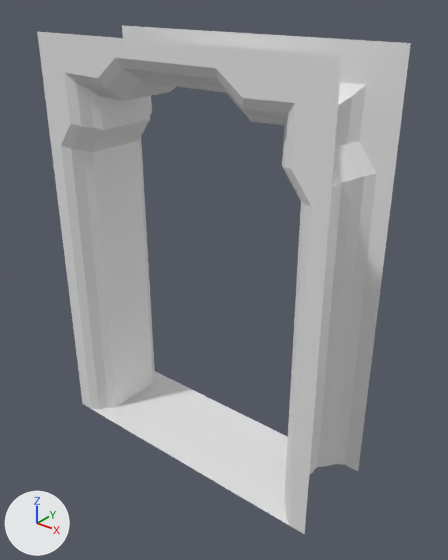
Renders of the OBJ model OneBrainSoul/Assets/Models/Generate/5x8_door_frame.obj from each side of a commit.
The view is the same before and after, from a 50 mm lens placed at (9.84, -7.08, 8.83), pointed at (3.3, 1.09, 3.76). The lights are fixed; the arrows at lower left show +X, +Y and +Z. Where no turn or scale is listed for an object, it has been applied to the vertices.

The older version as bpy lines, for what is in view:
```python
me_5x8_door_frame = bpy.data.meshes.new('5x8_door_frame')
me_5x8_door_frame.from_pydata(...)  # 178 vertices, 156 faces; spans x 0.0..6.0, y 0.0..2.0, z 0.0..8.0
# before: 10 (0.3, 2.0, 0.0), 11 (0.7, 1.6, 0.0) at pixel (153, 383), 12 (1.27, 2.0, 0.0) at pixel (181, 384), 13 (0.46, 1.9, 0.0) at pixel (154, 374), 14 (0.58, 1.72, 0.0) at pixel (153, 379)
# before: 39 (0.62, 2.0, 0.0) at pixel (162, 374), 40 (0.94, 2.0, 0.0) at pixel (171, 379), 51 (5.7, 2.0, 0.0) at pixel (344, 464), 52 (5.3, 1.6, 0.0) at pixel (317, 467), 53 (4.73, 2.0, 0.0)
# before: 54 (5.54, 1.9, 0.0) at pixel (335, 464), 55 (5.42, 1.72, 0.0) at pixel (325, 466), 80 (5.38, 2.0, 0.0), 81 (5.06, 2.0, 0.0), 82 (0.7, 1.0, 0.0) at pixel (135, 394)
# before: 89 (5.3, 1.0, 0.0), 106 (0.3, 0.0, 0.0) at pixel (91, 408), 107 (0.7, 0.4, 0.0) at pixel (116, 407), 108 (1.27, 0.0, 0.0) at pixel (120, 426), 109 (0.46, 0.1, 0.0) at pixel (99, 409)
# before: 110 (0.58, 0.28, 0.0) at pixel (108, 407), 135 (0.62, 0.0, 0.0) at pixel (100, 414), 136 (0.94, 0.0, 0.0) at pixel (110, 420), 147 (5.7, 0.0, 0.0) at pixel (290, 526), 148 (5.3, 0.4, 0.0) at pixel (284, 502)
# before: 149 (4.73, 0.0, 0.0) at pixel (247, 500), 150 (5.54, 0.1, 0.0) at pixel (285, 518), 151 (5.42, 0.28, 0.0) at pixel (285, 509), 176 (5.38, 0.0, 0.0) at pixel (275, 517), 177 (5.06, 0.0, 0.0) at pixel (261, 508)
ob_5x8_door_frame = bpy.data.objects.new('5x8_door_frame', me_5x8_door_frame)
ob_5x8_door_frame.location = (0.0, 0.0, 0.0)
```
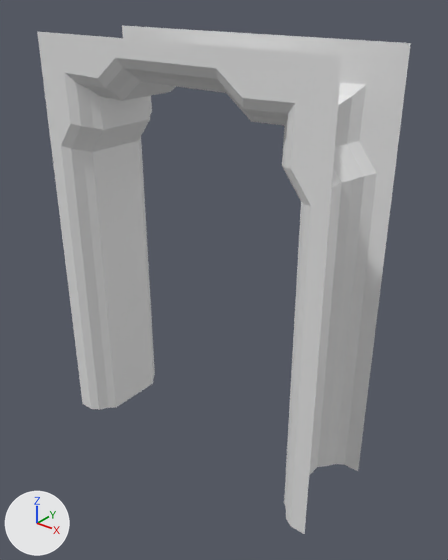
Where the change shows, as pixel boxes [x1, y1, x2, y2] in the pictures (448 x 560 px):
part 1 of me_5x8_door_frame, deleted
    before: [92, 371, 290, 526]

Patch to the scene script:
```diff
--- a/OneBrainSoul/Assets/Models/Generate/5x8_door_frame.obj.py
+++ b/OneBrainSoul/Assets/Models/Generate/5x8_door_frame.obj.py
@@ me_5x8_door_frame @@
 me_5x8_door_frame.from_pydata(...)  # 178 vertices, 156 faces; spans x 0.0..6.0, y 0.0..2.0, z 0.0..8.0
 # used by ob_5x8_door_frame; location = (0.0, 0.0, 0.0)
 # verts and faces of me_5x8_door_frame; kept vertices keep their numbers, new ones are numbered from 178
+# me_5x8_door_frame part 1
+delete_vertices([12, 39, 40, 53, 80, 81, 108, 135, 136, 149, 176, 177])  # with the faces that use them
```
